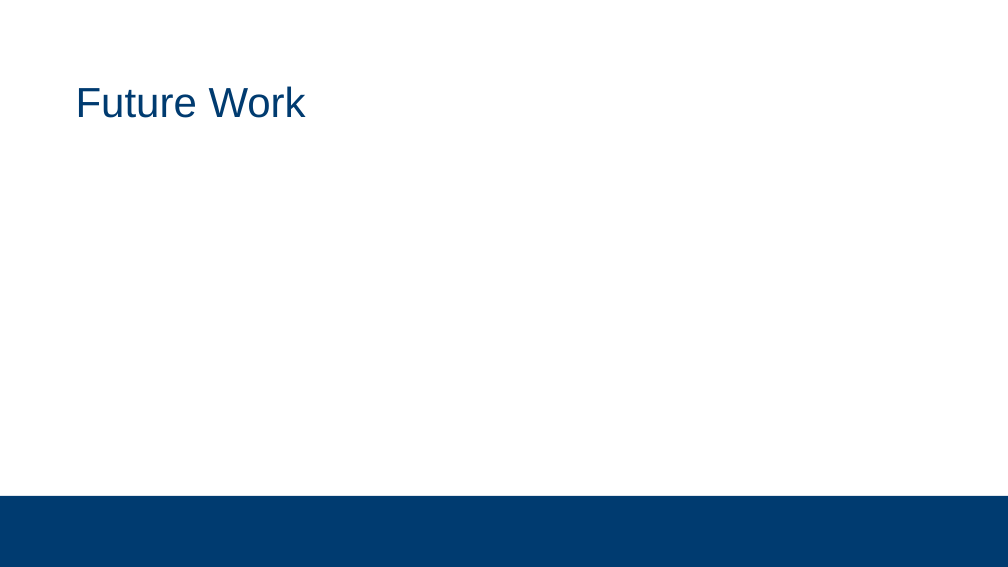
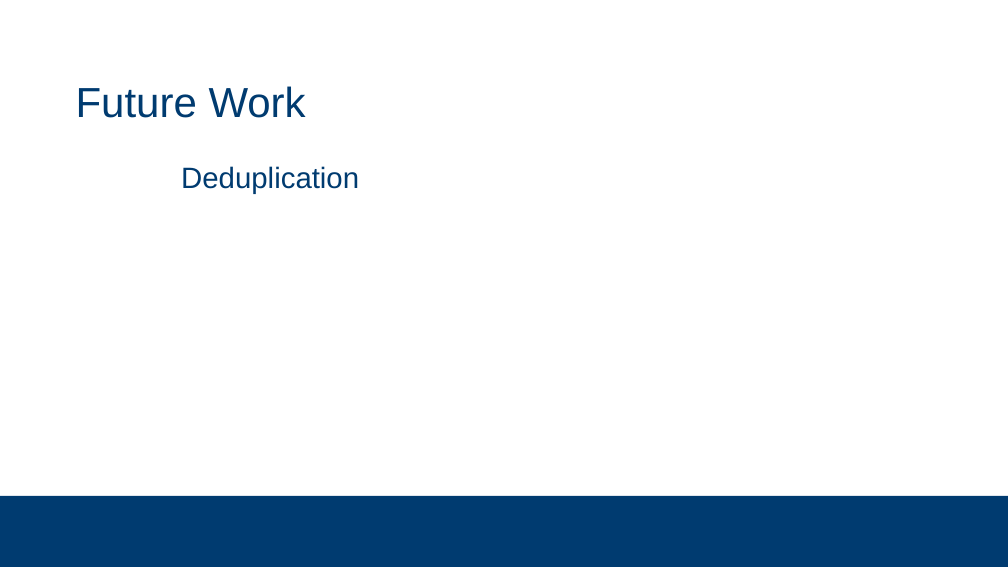
Before and after one commit to subsystem3/project, a slide deck: slide 20 of Final-Project-Team-2.pptx (slide 14 before the commit). Drawn at 1008x567 pixels with LibreOffice and Linux fonts; fonts in the diff are those of the drawing; background and template pictures are left out. Boxes give left, top, right and bottom in pixels: in the first picture for what was removed or moved away, otherwise in the second. Text is boxed around its words. In the diff, an @@ line names an element or a change of style, - is before the commit and + after.

```diff
--- a/Final-Project-Team-2.pptx
+++ b/Final-Project-Team-2.pptx
@@ text added at box(181, 166, 359, 194), 28 pt, text #003B70 @@
+  Deduplication
```
Also in this commit, not shown: 7 other slides changed, 10 slides added, 4 slides removed.
